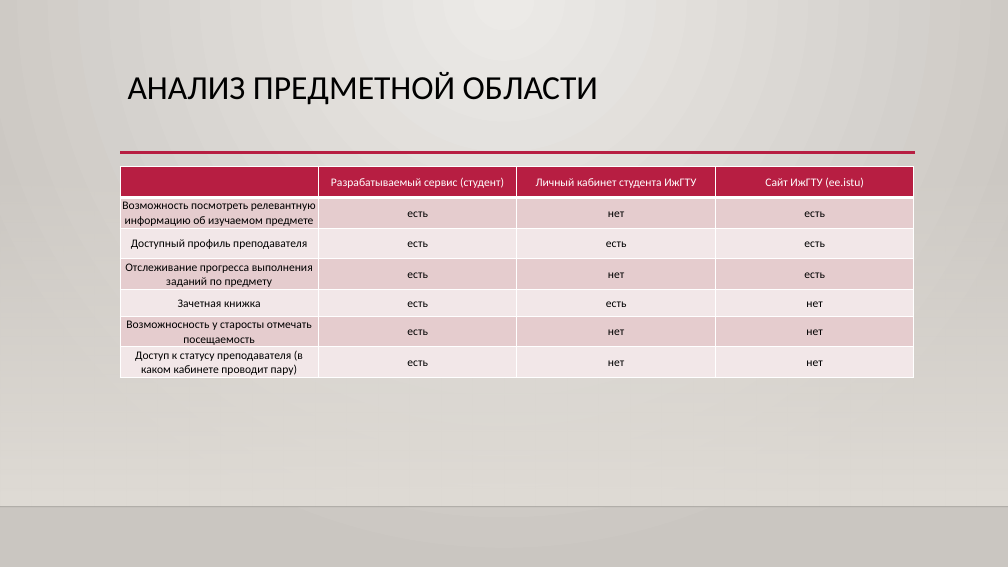
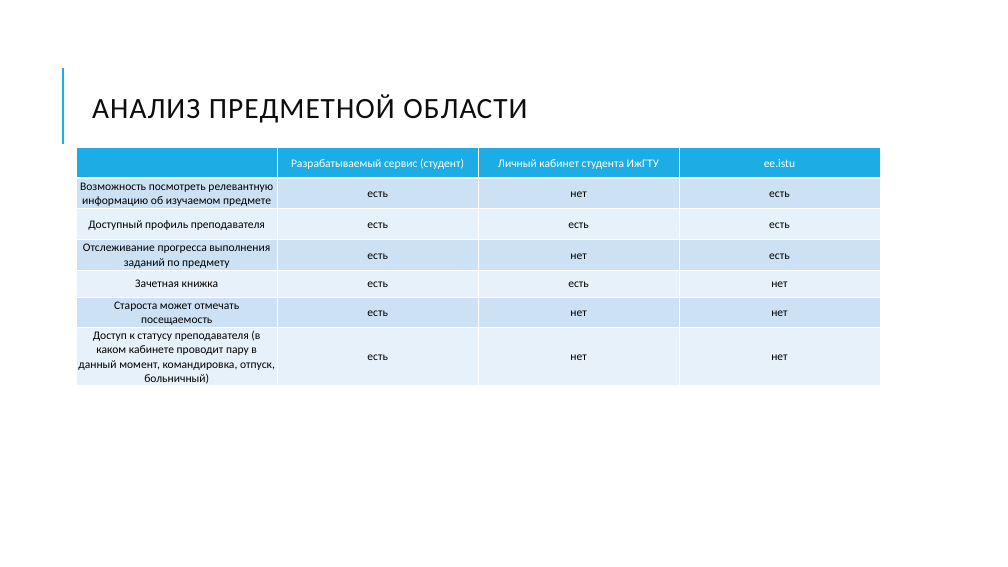
Before and after one commit to mpozdeevf/Diploma, a slide deck: slide 5 of Презентация ВКР Бакалавра.pptx. Drawn at 1008x567 pixels with LibreOffice and Linux fonts; fonts in the diff are those of the drawing; background and template pictures are left out. Boxes give left, top, right and bottom in pixels: in the first picture for what was removed or moved away, otherwise in the second. Text is boxed around its words. In the diff, an @@ line names an element or a change of style, - is before the commit and + after.

```diff
--- a/Презентация ВКР Бакалавра.pptx
+++ b/Презентация ВКР Бакалавра.pptx
@@ background gradient #ECEAE7 to #CAC7C1 to #FFFFFF @@
@@ title "АНАЛИЗ ПРЕДМЕТНОЙ ОБЛАСТИ": place and size @@
-title "АНАЛИЗ ПРЕДМЕТНОЙ ОБЛАСТИ" at bbox=[128, 72, 598, 105]
+title "АНАЛИЗ ПРЕДМЕТНОЙ ОБЛАСТИ" at bbox=[92, 94, 527, 123]
@@ title "АНАЛИЗ ПРЕДМЕТНОЙ ОБЛАСТИ" at bbox=[92, 94, 527, 123]: size 32 to 28 pt, text colour #000000 to #0D0D0D, letter spacing 0 to 1 pt; line spacing 0.9 to 0.8; vertical alignment top to middle @@
@@ line added from (63, 144) to (63, 68), #1CADE4 1.5 pt @@
@@ table at bbox=[76, 147, 881, 388] @@
-row 1, column 4: Сайт ИжГТУ (ee.istu)
+row 1, column 4: ee.istu
-row 6, column 1: Возможносность у старосты отмечать посещаемость
+row 6, column 1: Староста может отмечать посещаемость
-row 7, column 1: Доступ к статусу преподавателя (в каком кабинете проводит пару)
+row 7, column 1: Доступ к статусу преподавателя (в каком кабинете проводит пару в данный момент, командировка, отпуск, больничный)
@@ fill #B71E42 to #1CADE4 in row 1 @@
@@ fill #E6CDCF to #CDE3F5 in 12 cells @@
@@ fill #F3E8E9 to #E8F1FA in 12 cells @@
@@ table: place and size @@
-table at bbox=[120, 166, 916, 379]
+table at bbox=[76, 147, 881, 388]
@@ rectangle removed at bbox=[0, 167, 1008, 507] @@
@@ line removed from (120, 153) to (915, 153) @@
@@ line removed from (0, 507) to (1008, 507) @@
```
Also in this commit, not shown: 6 other slides changed, 4 slides added, 2 other files.
